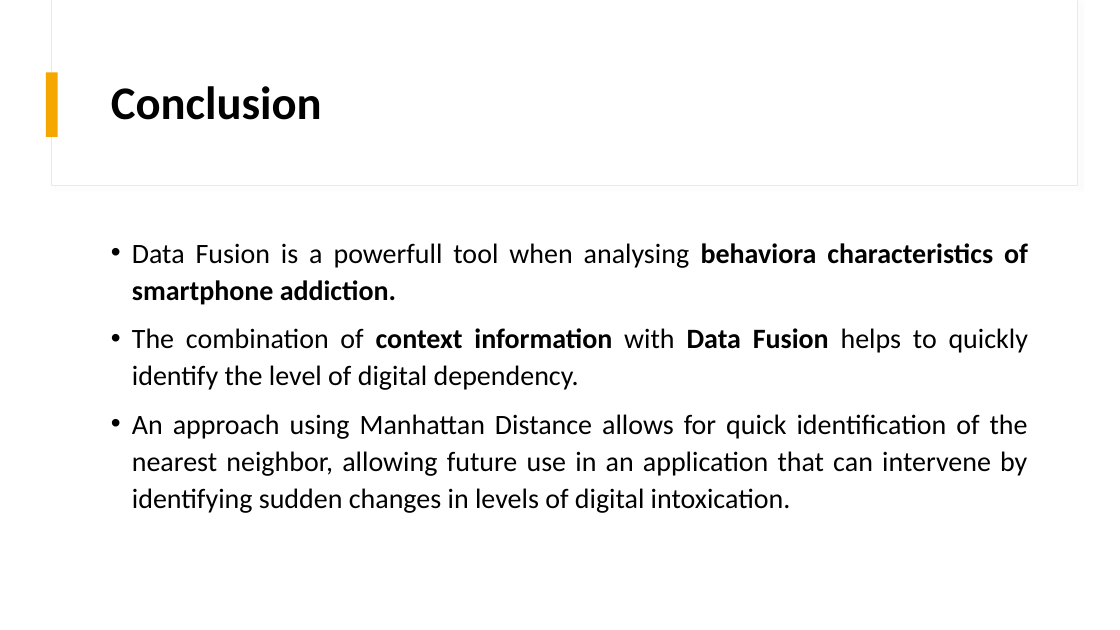
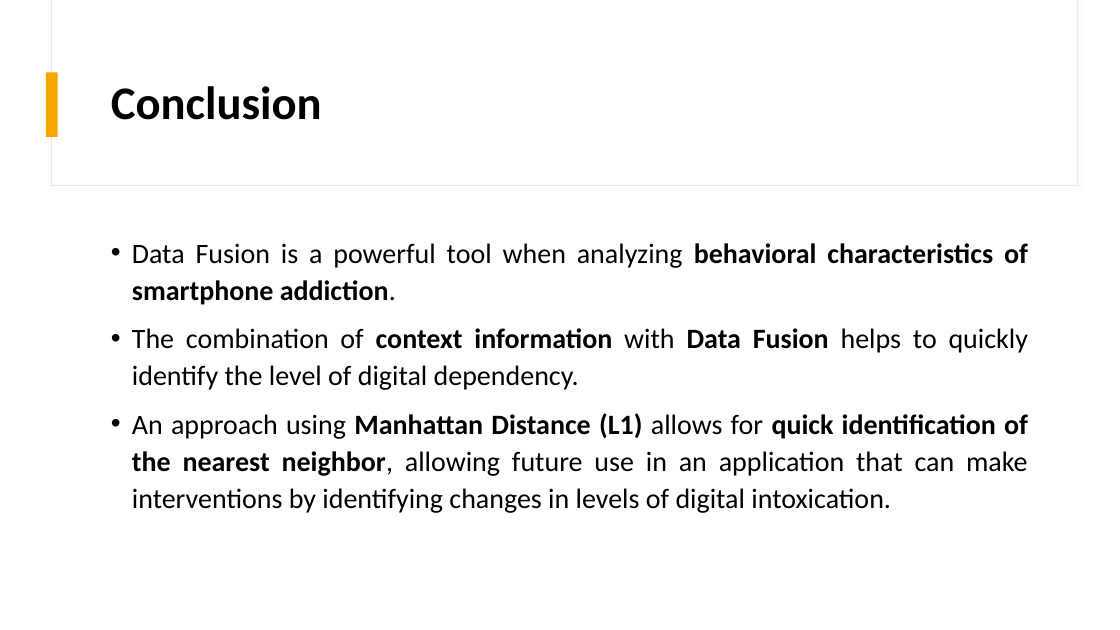
Before and after one commit to GustavoSchroeder/Assignment-Data-Prospection, a slide deck: slide 25 of Apresentação.pptx (slide 27 before the commit). Drawn at 1120x630 pixels with LibreOffice and Linux fonts; fonts in the diff are those of the drawing. Boxes give left, top, right and bottom in pixels: in the first picture for what was removed or moved away, otherwise in the second. Text is boxed around its words. In the diff, an @@ line names an element or a change of style, - is before the commit and + after.

```diff
--- a/Apresentação.pptx
+++ b/Apresentação.pptx
@@ text at bbox=[132, 243, 1028, 305]: text changed @@
-• Data Fusion is a powerfull tool when analysing behaviora characteristics of smartphone addiction.
+• Data Fusion is a powerful tool when analyzing behavioral characteristics of smartphone addiction.
@@ text at bbox=[132, 413, 1028, 513]: text changed @@
-• An approach using Manhattan Distance allows for quick identification of the nearest neighbor, allowing future use in an application that can intervene by identifying sudden changes in levels of digital intoxication.
+• An approach using Manhattan Distance (L1) allows for quick identification of the nearest neighbor, allowing future use in an application that can make interventions by identifying changes in levels of digital intoxication.
```
Also in this commit, not shown: 6 other slides changed, 2 slides removed, 3 other files.
